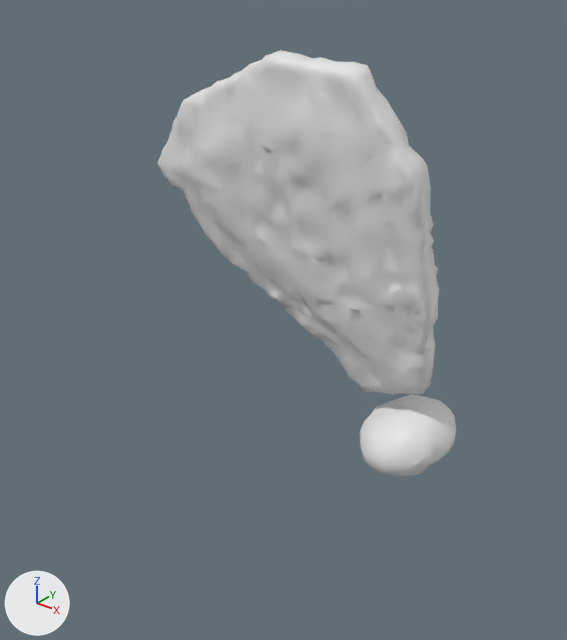
Renders of the FBX model blender/out/Mammouth/export/Os_Omoplate_Mammouth.fbx from each side of a commit.
Camera for both pictures: a 50 mm lens placed at (4.43, -5.9, 2.85), pointed at (0.0, -0.36, -0.58). Lighting does not change. The marker at lower left points along +X, +Y and +Z. The picture after the commit comes second.

Objects in the first picture: 'Os_Omoplate_Mammouth_01'.
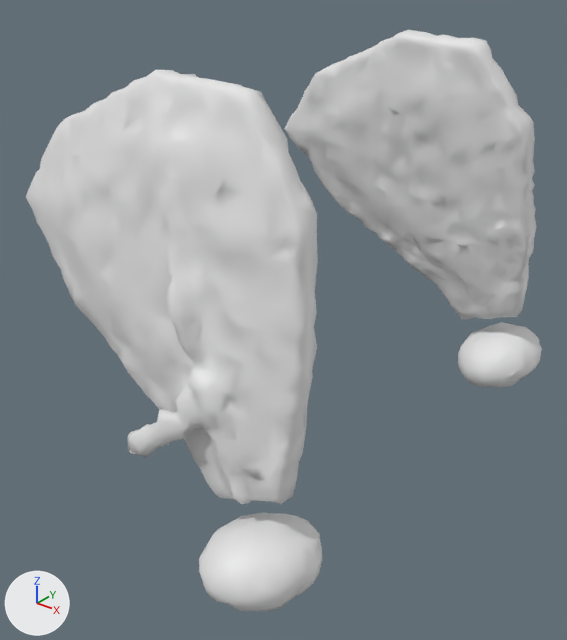
Pixel boxes (x1, y1, x2, y2) of what changed, in the pictures (567 x 640 px; the box of a moved part takes in the faces that stretch with it):
'Os_Omoplate_Mammouth_01', reshaped (72% wider, 36% taller): before (157, 50, 456, 477); after (26, 30, 542, 612)
part 1 of me_os_omoplate_mammouth_01, moved or reshaped: before (157, 50, 439, 394); after (284, 30, 537, 320)
part 2 of me_os_omoplate_mammouth_01, moved or reshaped: before (360, 394, 456, 477); after (458, 322, 542, 388)
part 3 of me_os_omoplate_mammouth_01, added: after (26, 70, 318, 504)
part 4 of me_os_omoplate_mammouth_01, added: after (199, 513, 322, 612)

The change, as a list of edits to the scene's bpy script:
```text
Change me_os_omoplate_mammouth_01:
    used by ob_os_omoplate_mammouth_01; location = (0.0, 0.0, 0.0)
    remove me_os_omoplate_mammouth_01.from_pydata(...)  # 1539 vertices, 3070 faces; spans x -1.72..1.72, y -0.59..0.59, z -1.98..1.98
    add me_os_omoplate_mammouth_01.from_pydata(...)  # 3071 vertices, 6126 faces; spans x -1.72..1.72, y -2.75..2.75, z -1.99..1.99
    me_os_omoplate_mammouth_01 part 1: the loose piece of 1354 vertices spanning x -1.72..1.54, y -0.59..0.36, z -1.26..1.98 is moved by (0.0, 2.15, 0.0)
    me_os_omoplate_mammouth_01 part 2: the loose piece of 185 vertices spanning x 0.78..1.72, y -0.46..0.59, z -1.98..-1.29 is moved by (0.0, 2.15, 0.0)
    me_os_omoplate_mammouth_01 part 3: a new loose piece of 1329 vertices spanning x -1.72..1.53, y -2.49..-1.54, z -1.27..1.98, in mat_museum_bone___warm_ivory (white #e7e7e7)
    me_os_omoplate_mammouth_01 part 4: a new loose piece of 203 vertices spanning x 0.77..1.72, y -2.75..-1.69, z -1.99..-1.29, in mat_museum_bone___warm_ivory (white #e7e7e7)
```
